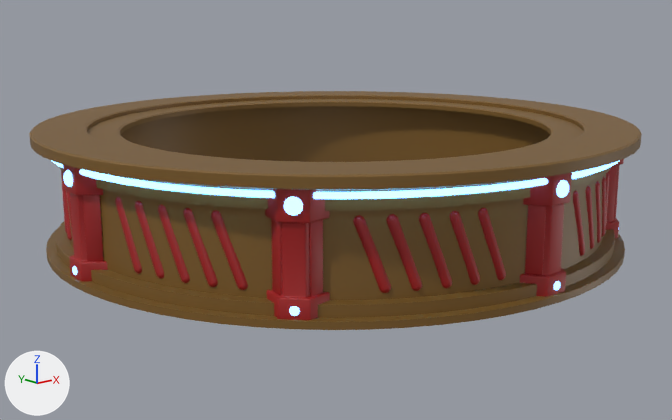
Before and after pictures for a commit that changed the Blender file blend/nac67_center_bar.blend.
Camera for both pictures: a camera (50 mm lens) standing at (-4.5, -5.59, 1.84) and looking at (-0.03, -0.05, 0.2). The lights are fixed; the arrows at lower left show +X, +Y and +Z.
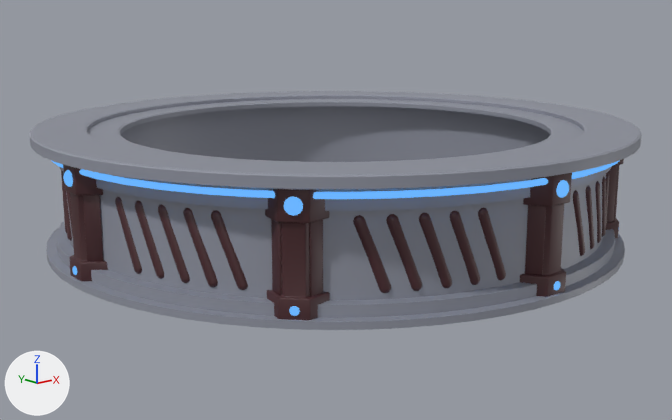
Where the change shows, as pixel boxes (x1, y1, x2, y2) in the pictures (672 x 420 px):
'Cylinder.001', recoloured (brown to grey)
    both: (29, 91, 642, 330)
'Cube.006', recoloured (red to brown)
    both: (265, 189, 330, 320)
'Sphere', recoloured (red to brown)
    both: (353, 208, 506, 293)
'Cube', recoloured (red to black)
    both: (520, 173, 572, 297)
'Sphere.002', recoloured (red to brown)
    both: (115, 197, 248, 290)
'Cube.002', recoloured (red to brown)
    both: (63, 164, 108, 281)
'Sphere.007', recoloured
    both: (573, 172, 609, 256)
'Cube.004', recoloured (brown to black)
    both: (606, 159, 624, 238)
'Cube.014', recoloured (white to blue)
    both: (284, 196, 303, 316)
'Sphere.004', recoloured (red to brown)
    both: (61, 170, 73, 241)
'Cube.008', recoloured (white to blue)
    both: (554, 180, 569, 290)
'Cube.010', recoloured (white to blue)
    both: (63, 170, 77, 275)

The change, as a list of edits to the scene's bpy script:
```text
Add ng_palette_node_from_purple_scene_9_color:
    ng_palette_node_from_purple_scene_9_color = bpy.data.node_groups.new('palette_node.from_purple_scene.9_color', 'ShaderNodeTree')
    # nodes: BsdfPrincipled, HueSaturation, RGB
    # colours: beige #decb91, pink #eb6087, blue #56cbfe, brown #412226, purple #7e2166, black #191014, blue #68769f, blue #6bb4ff
Change mat_2nd:
    remove n0 = _N.new('ShaderNodeBsdfPrincipled'); n0.name = 'Principled BSDF'
    remove n0.distribution = 'GGX'
    remove n0.subsurface_method = 'BURLEY'
    remove n0.inputs[2].default_value = 0.504  # 'Roughness'
    where n1 = _N.new('ShaderNodeOutputMaterial'); n1.name = 'Material Output'
    remove n2 = _N.new('ShaderNodeGroup'); n2.name = 'Group.001'
    remove n2.node_tree = ng_palette_node_first_proposal
    remove _L.new(n0.outputs[0], n1.inputs[0])  # 'BSDF' to 'Surface'
    remove _L.new(n2.outputs[1], n0.inputs[0])  # '2_color' to 'Base Color'
    add n3 = _N.new('ShaderNodeGroup'); n3.name = 'Group.003'
    add n3.node_tree = ng_palette_node_from_purple_scene_9_color
    add _L.new(n3.outputs[1], n1.inputs[0])  # 'wall' to 'Surface'
Change mat_3rd:
    remove n0 = _N.new('ShaderNodeBsdfPrincipled'); n0.name = 'Principled BSDF'
    remove n0.distribution = 'GGX'
    remove n0.subsurface_method = 'BURLEY'
    where n1 = _N.new('ShaderNodeOutputMaterial'); n1.name = 'Material Output'
    remove n2 = _N.new('ShaderNodeGroup'); n2.name = 'Group.001'
    remove n2.node_tree = ng_palette_node_first_proposal
    remove _L.new(n0.outputs[0], n1.inputs[0])  # 'BSDF' to 'Surface'
    remove _L.new(n2.outputs[2], n0.inputs[0])  # '3_color' to 'Base Color'
    add n3 = _N.new('ShaderNodeGroup'); n3.name = 'Group.003'
    add n3.node_tree = ng_palette_node_from_purple_scene_9_color
    add _L.new(n3.outputs[2], n1.inputs[0])  # 'furniture' to 'Surface'
Add mat_3_light:
    mat_3_light = bpy.data.materials.new('3_light')
    mat_3_light.use_nodes = True; mat_3_light.node_tree.nodes.clear()
    _N = mat_3_light.node_tree.nodes; _L = mat_3_light.node_tree.links
    n0 = _N.new('ShaderNodeOutputMaterial'); n0.name = 'Material Output'
    n1 = _N.new('ShaderNodeEmission'); n1.name = 'Emission'
    n2 = _N.new('ShaderNodeGroup'); n2.name = 'Group.003'
    n2.node_tree = ng_palette_node_from_purple_scene_9_color
    _L.new(n1.outputs[0], n0.inputs[0])  # 'Emission' to 'Surface'
    _L.new(n2.outputs[6], n1.inputs[0])  # '3_light' to 'Color'
Change me_cube_001:
    where me_cube_001.from_pydata(...)  # 194 vertices, 192 faces; spans x -0.054..0.054, y -2.199..-2.166, z -0.379..0.313
    remove me_cube_001.materials.append(mat_emission)  # blue #6bb4ff
    add me_cube_001.materials.append(mat_3_light)
Change cu_beziercircle:
    remove cu_beziercircle.materials.append(mat_emission)  # blue #6bb4ff
    add cu_beziercircle.materials.append(mat_3_light)
```
